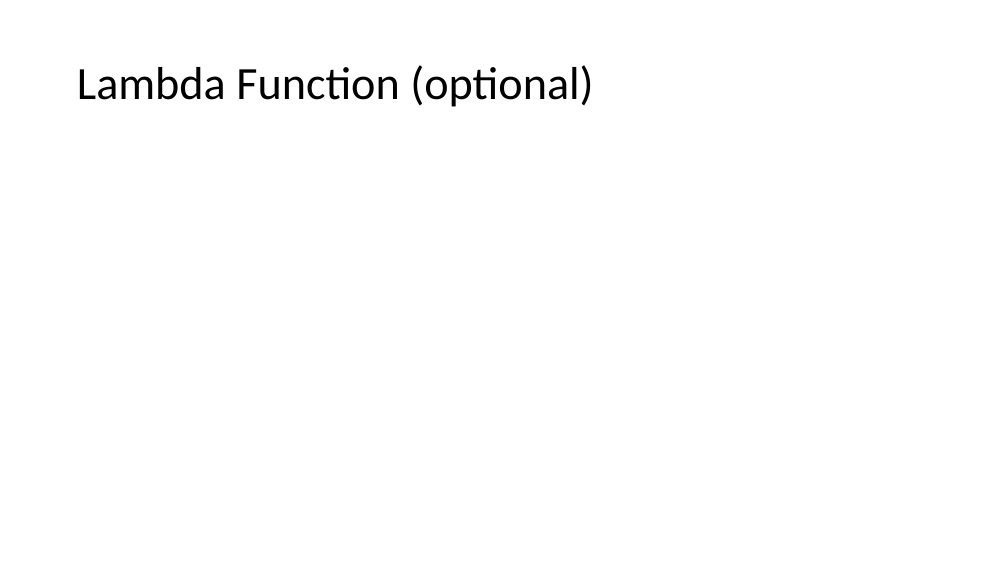
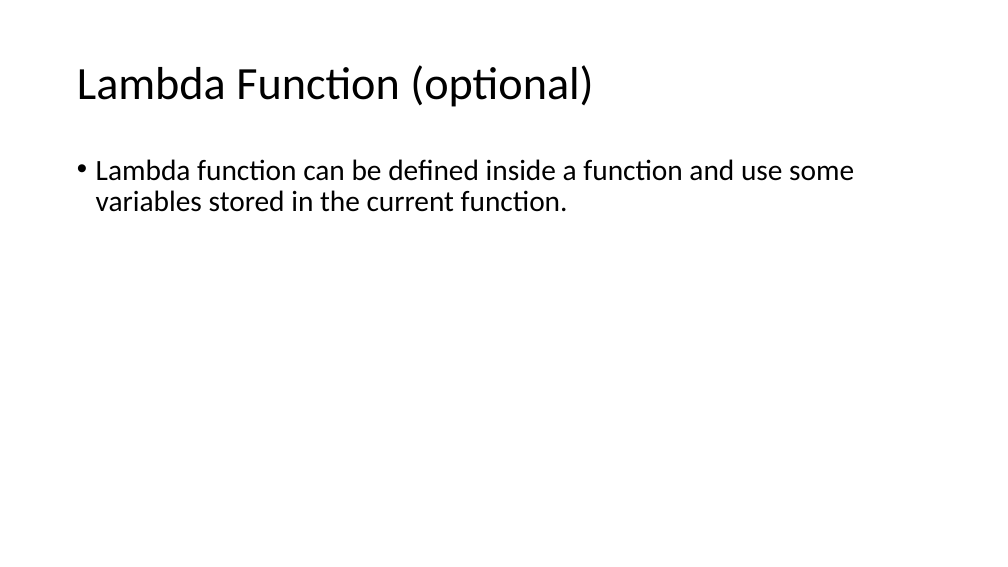
Before and after one commit to CNOCycle/cpp_tutorial, a slide deck: slide 30 of 08-function/00-function.pptx (slide 27 before the commit). Drawn at 1008x567 pixels with LibreOffice and Linux fonts; fonts in the diff are those of the drawing. Boxes give left, top, right and bottom in pixels: in the first picture for what was removed or moved away, otherwise in the second. Text is boxed around its words. In the diff, an @@ line names an element or a change of style, - is before the commit and + after.

```diff
--- a/08-function/00-function.pptx
+++ b/08-function/00-function.pptx
@@ text added at (96,159,854,212), 28 pt, text #000000 @@
+• Lambda function can be defined inside a function and use some variables stored in the current function.
```
Also in this commit, not shown: 2 other slides changed, 4 slides added, 1 slide removed, 12 other files.
